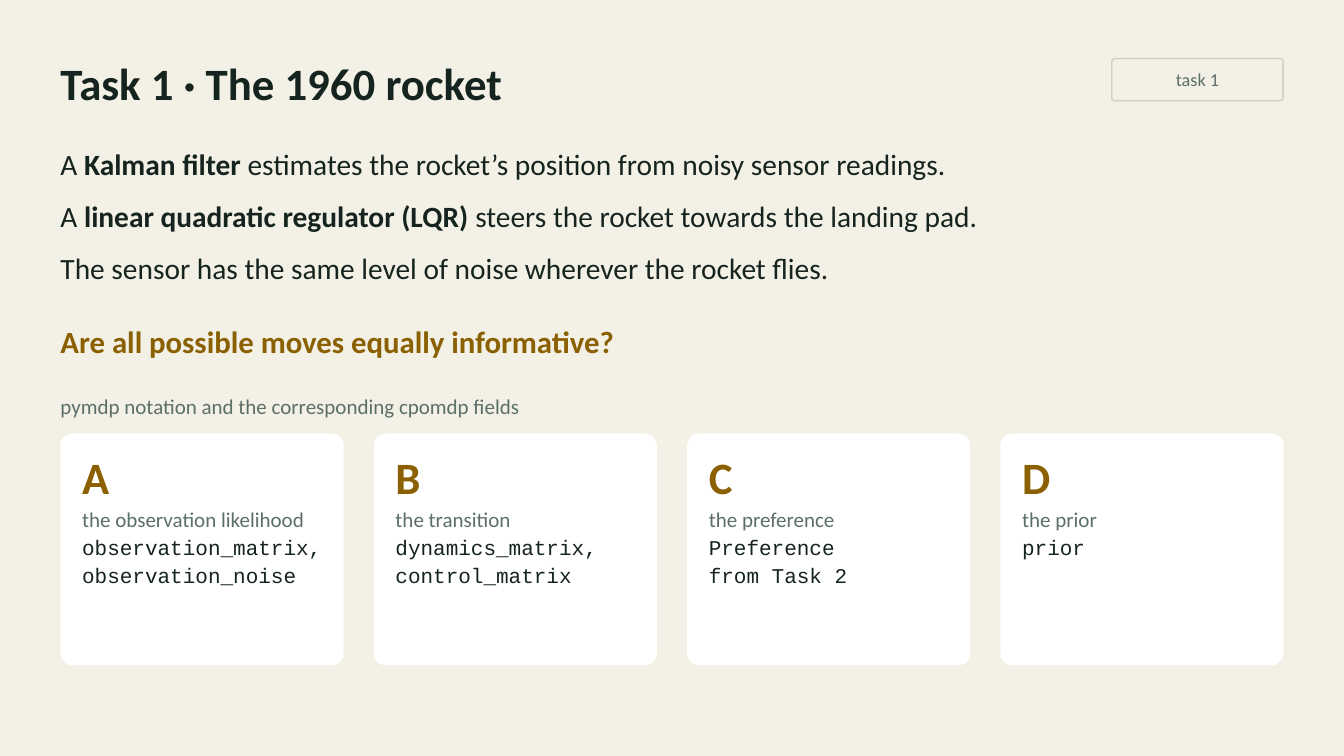
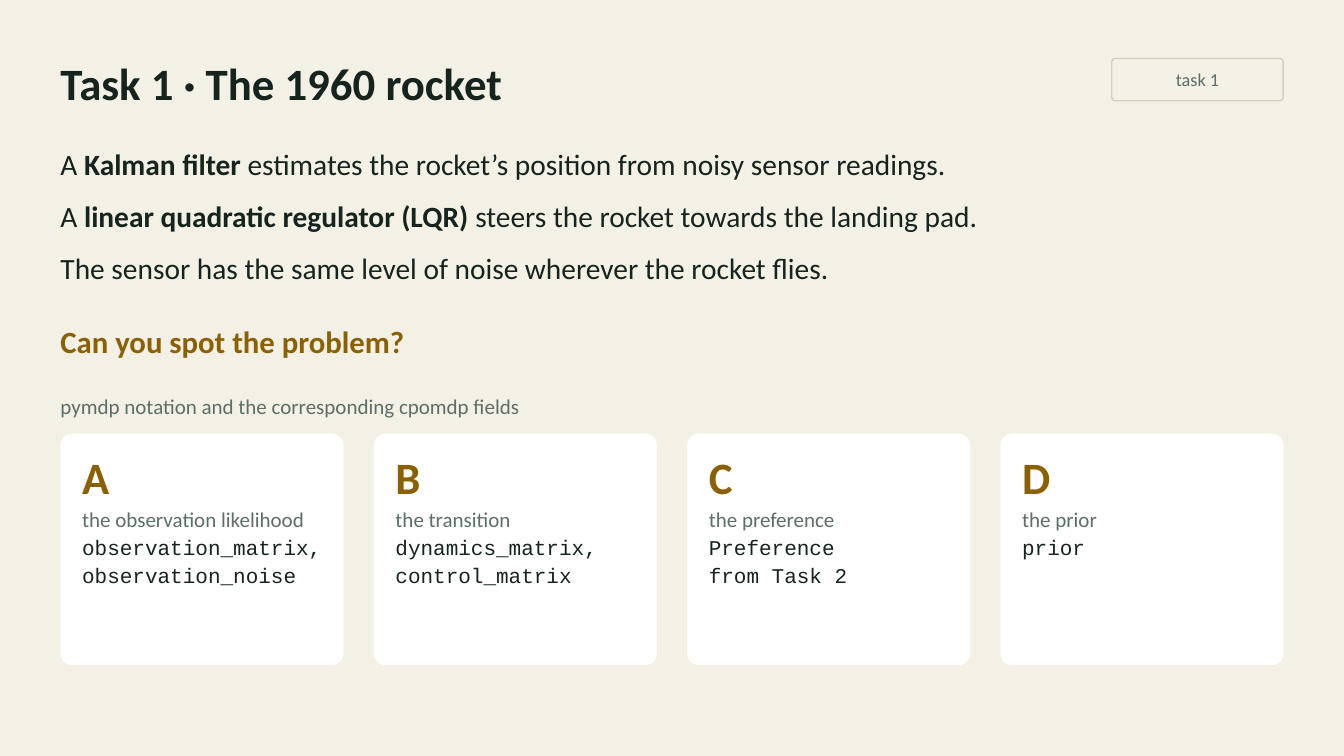
Before and after one commit to inferogenesis/cpomdp-workshop, a slide deck: slide 7 of deck/cpomdp_symposium_2026.pptx. Drawn at 1344x756 pixels with LibreOffice and Linux fonts; fonts in the diff are those of the drawing. Boxes give left, top, right and bottom in pixels: in the first picture for what was removed or moved away, otherwise in the second. Text is boxed around its words. In the diff, an @@ line names an element or a change of style, - is before the commit and + after.

```diff
--- a/deck/cpomdp_symposium_2026.pptx
+++ b/deck/cpomdp_symposium_2026.pptx
@@ text at <box>60,331,404,358</box>: text changed @@
-Are all possible moves equally informative?
+Can you spot the problem?
```
Also in this commit, not shown: 1 other file.
